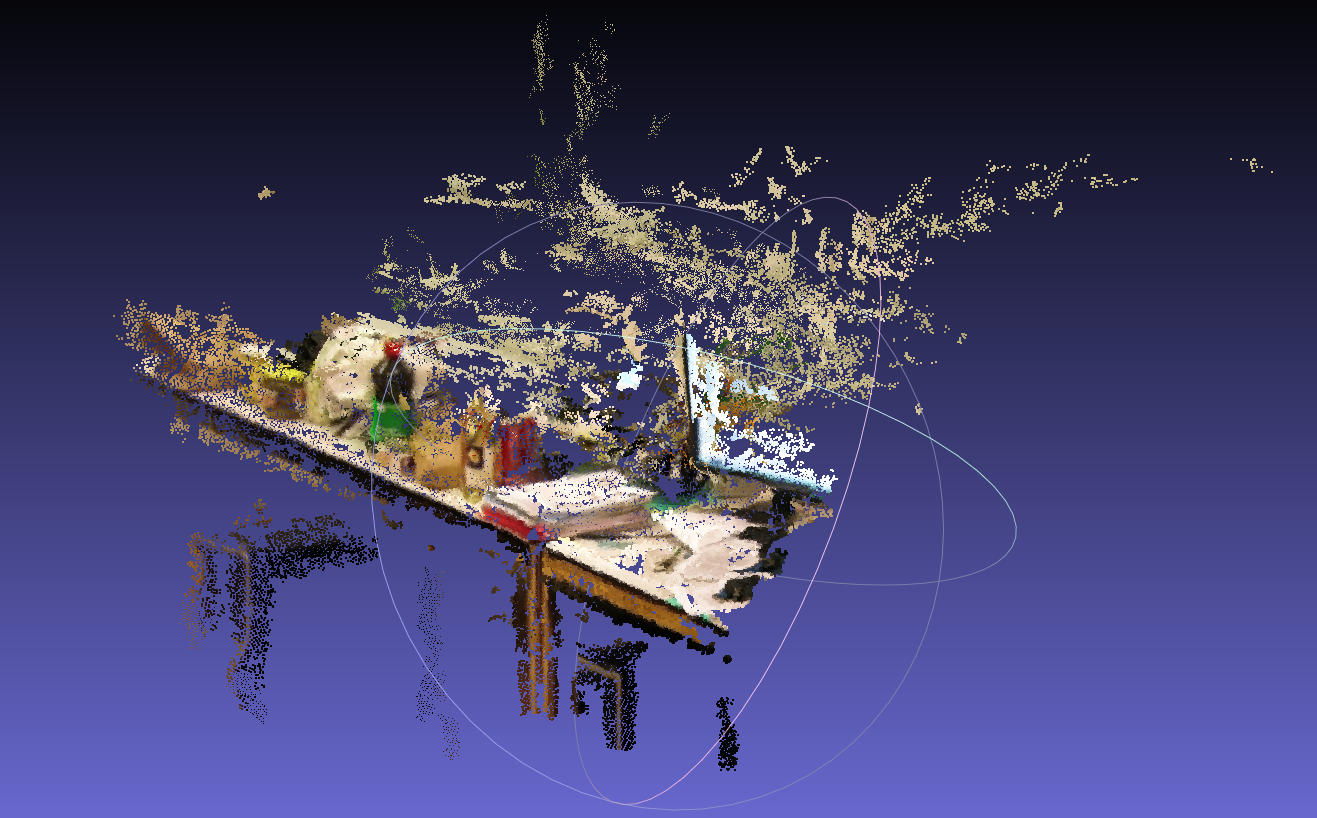
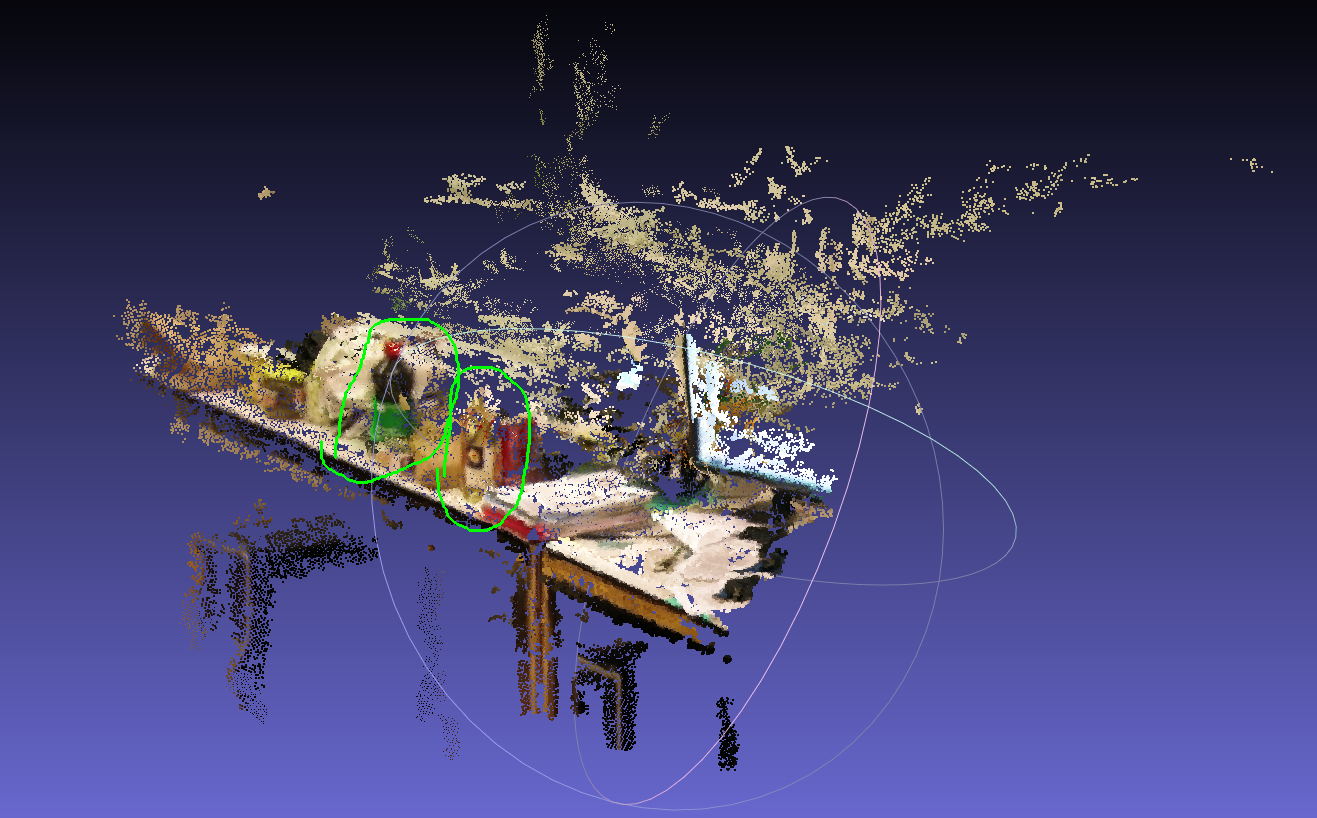
Layer changes from the first 1317 × 818 image to the second:
added layer "marks" above "Pasted Layer" over 320, 318, 531, 532
